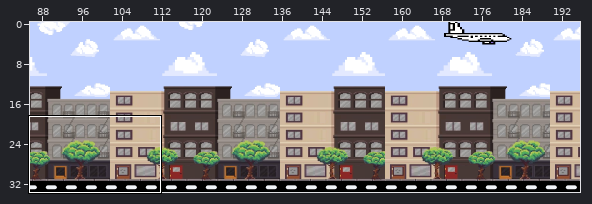
One commit to this Tiled map: Testing/assets/Town2.tmx. Above: a wide view before the commit, with the close-up outlined.
Close-up. Earlier state:
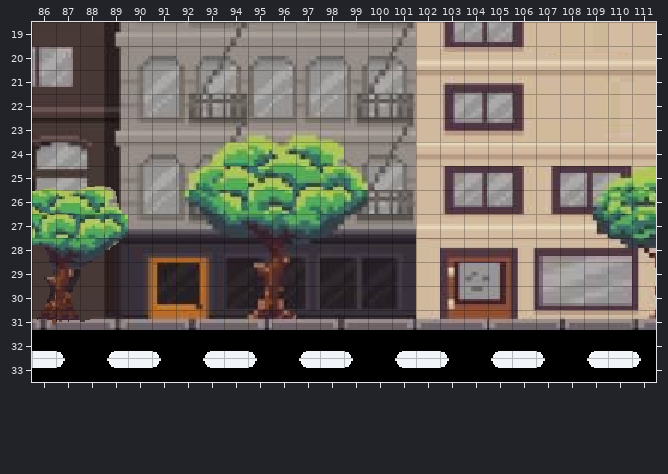
Cells are 16x16 px. Shown: x 86..111, y 19..33. The commit also changed other parts of the map, which this record leaves out.
Once edited:
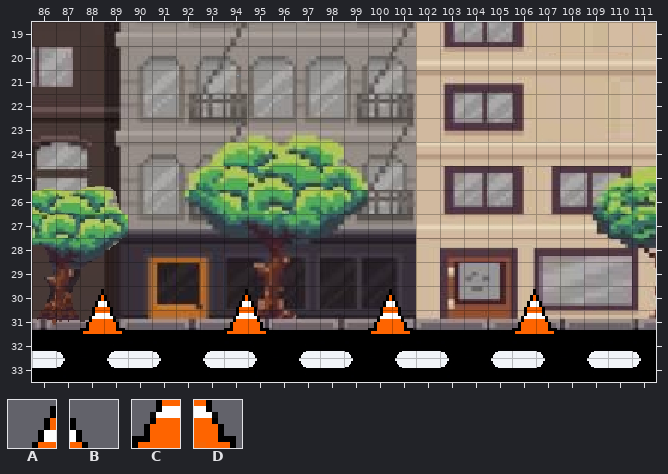
Key: from "Cone": A 1, B 2, C 3, D 4.
_ is an empty cell.
Tiles of an added or newly shown layer are drawn over the layers below it.
Difference:
Changed rows in their new state; . is an unchanged cell.
Layer "Cone" (added):
first column x 88:
30 AB....AB....AB....AB
31 CD....CD....CD....CD
Changed places in both close-ups, as pixel boxes (x1, y1, x2, y2):
added: (80, 289, 125, 334)
added: (224, 289, 269, 334)
added: (368, 289, 413, 334)
added: (512, 289, 557, 334)
